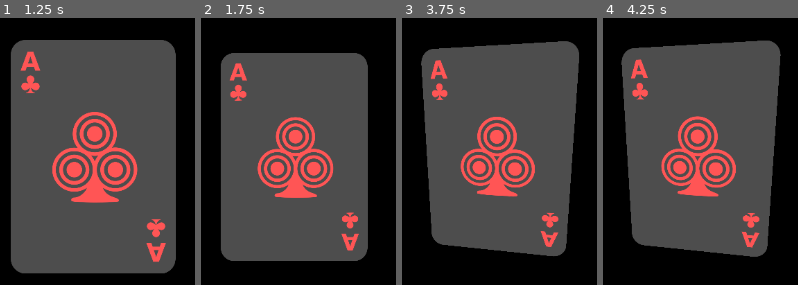
Above: before the commit, frames 1-4 (left to right).
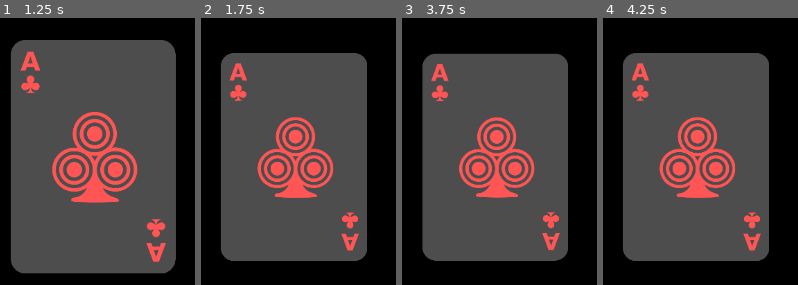
Above: after the commit, the same moments.

Repository: Zku11y/Liars-Bar-x-Balatro
Game: Godot game, scene res://Cards.tscn
The game is run twice, just before and just after one commit, with the same random seed, the same clock (stepped at 60 frames per second) and the same inputs.
Inputs (mouse positions are in pixels of both pictures, inside the frame that each line leads up to):
- Up to frame 1 (1.25 s): tap Enter at 0.5 s; move the mouse to (93, 156) at 0.52 s; click (93, 156) at 0.67 s
- Up to frame 2 (1.75 s): tap Space at 1.25 s; move the mouse to (outside the picture) at 1.27 s; click (outside the picture) at 1.42 s
- Up to frame 3 (3.75 s): tap Enter at 2 s; move the mouse to (571, 63) at 2.02 s; click (571, 63) at 2.17 s; tap Space at 2.75 s; move the mouse to (452, 252) at 2.77 s; click (452, 252) at 2.92 s; move the mouse to (outside the picture) at 3.52 s; click (outside the picture) at 3.67 s
- Up to frame 4 (4.25 s): no input

Frame 1 is identical in both runs. In frame 2, 0.4% of the frame differs, in the area x 85-86%, y 17-87%; in frame 3, 13%, in the area x 9-91%, y 8-92%; in frame 4, 13%.

Commit message:
card animation, next is state machine

Diff:
--- a/liars-bar-x-balatro/cards.gd
+++ b/liars-bar-x-balatro/cards.gd
@@ -32,4 +32,6 @@
 func _on_mouse_exited() -> void:
 	var tween = get_tree().create_tween().set_ease(Tween.EASE_OUT).set_trans(Tween.TRANS_ELASTIC)
 	tween.tween_property(self, "scale", og_scale - Vector2(0.02, 0.02), 0.5)
+	card.material.set_shader_parameter("x_rot", 0)
+	card.material.set_shader_parameter("y_rot", 0)
 	pop_up = false
